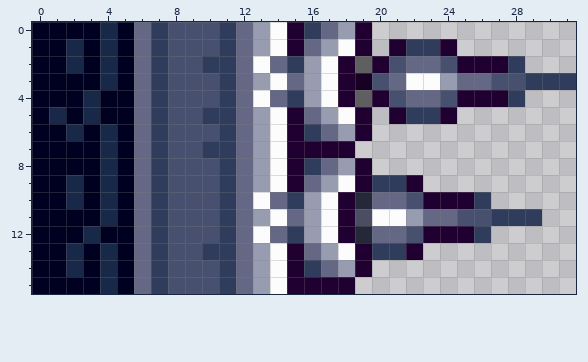
File history of a pixel-art sprite, Build 004.gmx/sprites/images/sprBarriaSpikes_3.png. The first picture shows the starting point.
The file is 32x16 pixels.
The result:
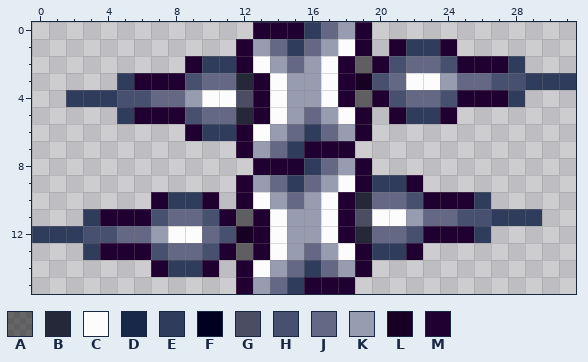
Palette (. is transparent): A #00000080  B #242838  C #fcfcfc  D #182848  E #303c5c  F #000020  G #4b4e63  H #485070  J #646884  K #989cb0  L #180024  M #200030
Edits made:
@@ x 0..17 @@
- 0 FFFFDFJEHHHEJKCMEJ
- 1 FFDFDFJEHHHEJKCMJK
- 2 FFDFDFJEHHEEJCJEKC
- 3 FFFFDFJEHHHEJKCJKC
- 4 FFFDFFJEHHHEJCJEKC
- 5 FDFDFFJEHHEEJKCMJK
- 6 FFDFDFJEHHHEJKCMEJ
- 7 FFFFDFJEHHEEJKCMMM
- 8 FFFFDFJEHHHEJKCMEJ
- 9 FFDFDFJEHHHEJKCMJK
-10 FFDFDFJEHHHEJCJEKC
-11 FFFFDFJEHHHEJKCJKC
-12 FFFDFFJEHHHEJCJEKC
-13 FFDFDFJEHHEEJKCMJK
-14 FFDFDFJEHHHEJKCMEJ
-15 FFFFDFJEHHHEJKCMMM
+ 0 .............MMMEJ
+ 1 ............MKJEJK
+ 2 .........MEEMCKJKC
+ 3 .....EMMMHJJBMCKKC
+ 4 ..EEEHHJJKCCGMCKKC
+ 5 .....EMMMHJJBMCKJK
+ 6 .........MEEMCKJEJ
+ 7 ............MKJEMM
+ 8 .............MMMEJ
+ 9 ............MKJEJK
+10 .......MEEM.MCKJKC
+11 ...EMMMHJJHMAMCKKC
+12 EEEHHJJKCCJHLMCKKC
+13 ...EMMMHJJHMAMCKJK
+14 .......MEEM.MCKJEJ
+15 ............MKJEMM
